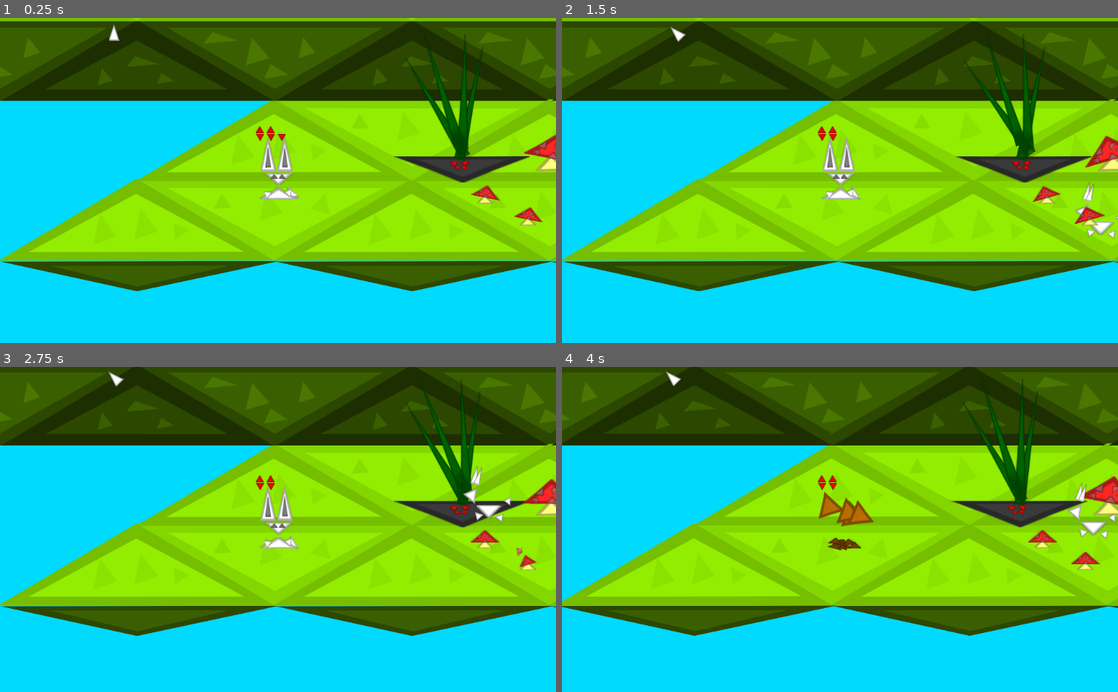
Above: before the commit, frames 1-4 (two rows, left to right).
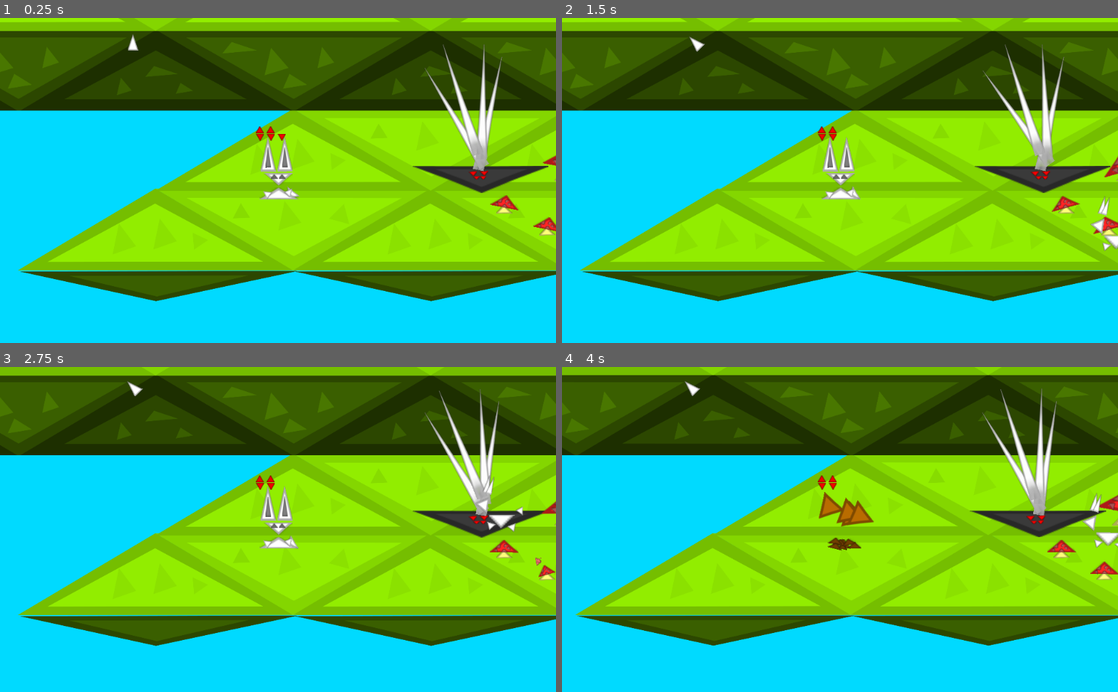
Above: after the commit, the same moments.

Repository: Mequam/Sound_Mess
Game: Godot game, scene res://scenes/main/test_2d_space.tscn
Two runs of this game, one before a commit and one after it. Both use one fixed random seed, a clock stepped at 60 frames per second and the inputs below.
Inputs (mouse positions are in pixels of both pictures, inside the frame that each line leads up to):
- Up to frame 1 (0.25 s): no input
- Up to frame 2 (1.5 s): move the mouse to (962, 164) at 0.52 s; tap 1 (NOTE_0) at 0.6 s; tap Space at 0.77 s; move the mouse to (728, 196) at 1.27 s; tap 2 (NOTE_1) at 1.35 s
- Up to frame 3 (2.75 s): tap Space at 1.52 s; move the mouse to (333, 458) at 2.02 s; tap 3 (NOTE_2) at 2.1 s
- Up to frame 4 (4 s): move the mouse to (812, 594) at 2.77 s; tap 5 (NOTE_4) at 2.85 s; tap Space at 3.02, 3.77 s; move the mouse to (1006, 578) at 3.52 s; tap 6 (NOTE_5) at 3.6 s

The runs differ from the first frame. In frame 1, 29% of the frame differs, in the area x 0-100%, y 0-88%; in frame 2, 29%; in frame 3, 27%; in frame 4, 28%.

Commit message:
this is a quick fix commit on the bunny_house branch for sharing code it is NOT completed yet and still needs lots of work to do on it.

Diff:
--- a/scenes/assets/PineTree.tscn
+++ b/scenes/assets/PineTree.tscn
@@ -219,19 +219,19 @@
 
 [node name="bottom_leaf" type="Sprite" parent="Node2D"]
 position = Vector2( -18.2203, 57.2712 )
-rotation = -3.39341
+rotation = -3.14159
 scale = Vector2( 0.805717, 0.486178 )
 texture = ExtResource( 1 )
 
 [node name="middle_leaf" type="Sprite" parent="Node2D"]
 position = Vector2( -24.2088, -60.3101 )
-rotation = -3.31074
+rotation = -3.14159
 scale = Vector2( 0.615954, 0.399479 )
 texture = ExtResource( 1 )
 
 [node name="top__leaf" type="Sprite" parent="Node2D"]
 position = Vector2( -20.784, -164.595 )
-rotation = -3.30453
+rotation = -3.14159
 scale = Vector2( 0.465075, 0.322754 )
 texture = ExtResource( 1 )
 
--- /dev/null
+++ b/scenes/instance/door_way.tscn
@@ -0,0 +1,12 @@
+[gd_scene load_steps=3 format=2]
+
+[ext_resource path="res://scripts/door_way.gd" type="Script" id=1]
+
+[sub_resource type="RectangleShape2D" id=1]
+
+[node name="door_way" type="Area2D"]
+script = ExtResource( 1 )
+
+[node name="CollisionShape2D" type="CollisionShape2D" parent="."]
+shape = SubResource( 1 )
+[connection signal="body_entered" from="." to="." method="_on_door_way_body_entered"]
--- a/scenes/main/test_2d_space.tscn
+++ b/scenes/main/test_2d_space.tscn
@@ -1,7 +1,7 @@
 [gd_scene load_steps=11 format=2]
 
 [ext_resource path="res://scenes/instance/entities/MushRoom.tscn" type="PackedScene" id=1]
-[ext_resource path="res://scripts/test_2d_space.gd" type="Script" id=2]
+[ext_resource path="res://scripts/scene.gd" type="Script" id=2]
 [ext_resource path="res://scenes/instance/entities/PineTreeBody.tscn" type="PackedScene" id=3]
 [ext_resource path="res://scenes/instance/Met.tscn" type="PackedScene" id=4]
 [ext_resource path="res://scenes/instance/entities/player.tscn" type="PackedScene" id=5]
@@ -25,7 +25,7 @@
 tile_data = PoolIntArray( -327681, 11, 0, -65537, 2, 0, -131072, 2, 0, -131071, 2, 0, -131070, 10, 0, -2, 11, 0, -1, 0, …(1507 unchanged characters)…
 
 [node name="player" parent="." instance=ExtResource( 5 )]
-position = Vector2( 234.238, 283.749 )
+position = Vector2( 199.307, 265.541 )
 
 [node name="Traper_Entity" parent="." instance=ExtResource( 10 )]
 position = Vector2( 570.125, 213.892 )
@@ -83,7 +83,7 @@
 position = Vector2( 1347.53, 344.666 )
 
 [node name="Spider_Enemy2" parent="." instance=ExtResource( 9 )]
-position = Vector2( 1974.68, 120.971 )
+position = Vector2( 3312.18, -95.3356 )
 
 [node name="Blipper" parent="." instance=ExtResource( 8 )]
 position = Vector2( 815.976, 235.761 )
--- /dev/null
+++ b/scripts/door_way.gd
@@ -0,0 +1,9 @@
+extends Area2D
+
+var current_scene = ""
+var new_scene = ""
+
+func _ready():
+	pass
+func _on_door_way_body_entered(body):
+	pass # Replace with function body.
--- /dev/null
+++ b/scripts/scene.gd
@@ -0,0 +1,43 @@
+extends Node2D
+
+var beat = 0
+var player_position = Vector2(0,0)
+
+func _met_timeout():
+	get_tree().call_group("sprite_particle","run")
+	get_tree().call_group("plants","run")
+	if (get_node("player")):
+		beat += .5
+		#call the players met process
+		get_node("player")._met_process(beat)
+		get_tree().call_group("projectile","run",$player.position,beat)
+		get_tree().call_group("generic_ai","run",$player.position,beat)
+		get_tree().call_group("enemies","run",$player.position,beat)
+		if (beat >= 4):
+			beat = 0
+
+func _ready():
+	#for node in get_tree().get_nodes_in_group("trapers"):
+	#	node.leg_color = Color.darkgreen
+
+	$player.sub_beat = get_node("Met/Met").wait_time
+	if (player_position):
+		$player.position = player_position
+	$Met/Met.connect("timeout",self,"_met_timeout")
+
+	#get_node("SingingTree").song = [
+	#	[0,3],
+	#	[1,-1],
+	#	[2,3],
+	#	[3,-1],
+	#	[4,3]
+	#]
+	#$SingingTree.set_top_color(Color.violet)
+	#$SingingTree3.set_top_color(Color.aqua)
+	#$SingingTree4.set_top_color(Color.orangered)
+	#$SingingTree2.set_top_color(Color.lightcoral)
+# Called every frame. 'delta' is the elapsed time since the previous frame.
+func _process(delta):
+	if (get_node("player")):
+		if (get_node("Met").max_time_samples >= 100):
+			get_node("player").check_inputs(delta,get_node("Met/Met").time_left)
--- a/scripts/test_2d_space.gd
+++ /dev/null
@@ -1,50 +0,0 @@
-extends Node2D
-
-
-# Declare member variables here. Examples:
-# var a = 2
-# var b = "text"
-var beat = 0
-func _met_timeout():
-	get_tree().call_group("projectile","run",$player.position,beat)
-	get_tree().call_group("sprite_particle","run")
-	if (get_node("player")):
-		beat += .5
-		get_tree().call_group("plants","run")
-		#call the players met process
-		get_node("player")._met_process(beat)
-		get_tree().call_group("generic_ai","run",$player.position,beat)
-		get_tree().call_group("enemies","run",$player.position,beat)
-		if (beat >= 4):
-			beat = 0
-# Called when the node enters the scene tree for the first time.
-func _ready():
-	for node in get_tree().get_nodes_in_group("trapers"):
-		node.leg_color = Color.darkgreen
-	get_node("player").sub_beat = get_node("Met/Met").wait_time
-	get_node("player/NotePlayer").mode = 1
-	get_node("SingingTree").song = [
-		[0,3],
-		[1,-1],
-		[2,3],
-		[3,-1],
-		[4,3]
-	]
-	get_node("Met/Met").connect("timeout",self,"_met_timeout")
-	for combo in get_node("player/ComboTracker").combos:
-		print('[' + combo.name + '] ')
-		for act in combo.action_list:
-			print('->' + act.action)
-	$SingingTree.set_top_color(Color.violet)
-	$SingingTree3.set_top_color(Color.aqua)
-	$SingingTree4.set_top_color(Color.orangered)
-	$SingingTree2.set_top_color(Color.lightcoral)
-# Called every frame. 'delta' is the elapsed time since the previous frame.
-func _process(delta):
-	if (get_node("player")):
-		if (get_node("Met").max_time_samples >= 100):
-			get_node("player").check_inputs(delta,get_node("Met/Met").time_left)
-#get_node("testTree").play_hard(3)
-	#if (get_node("testTree").position.distance_to(get_local_mouse_position()) < 10 and get_node("testTree").playing == -1):
-#	elif (get_node("testTree").position.distance_to(get_local_mouse_position()) > 10):
-#		get_node("testTree").stop()
